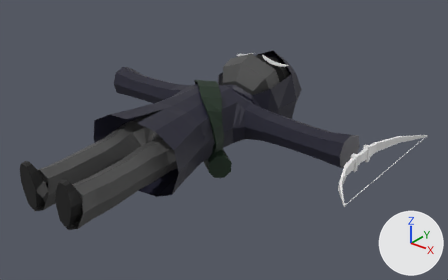
The COLLADA model FruitNinja/assets/ninja_final2.dae: old version first, new version second.
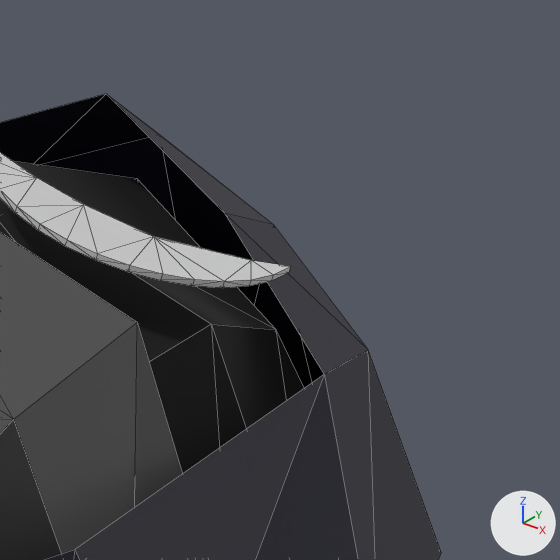
Old and new are each drawn whole from a 50 mm lens placed at (5.81, -3.75, 3.97), pointed at (0.59, 2.77, -0.07) and again close up on the part from 59% to 70% of the width and 15% to 32% of the height. Lighting does not change. The marker at lower right points along +X, +Y and +Z. The close-ups show mesh edges as thin lines. Vertices at the same position are counted once.

The first close-up shows 'Eyes_001', 'Head_001', 'Jacket_001'.
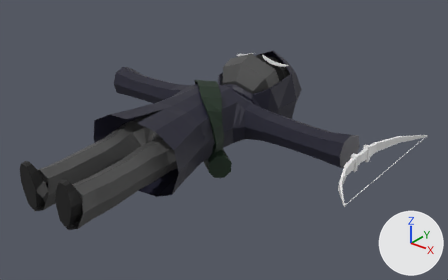
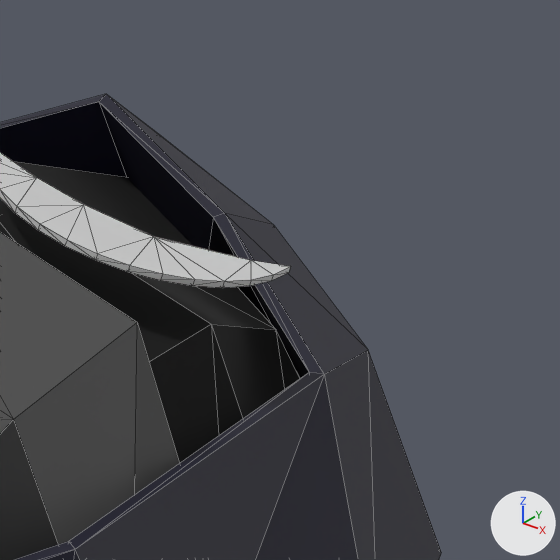
Boxes (x1, y1, x2, y2) around the edits, measured in the close-ups (560 x 560 px):
```json
{"part": 1, "of": "me_plane_001", "change": "added", "after": [0, 94, 324, 560], "on screen": "black"}
```

The change, as JSON lines over the scene's bpy script:
```json
{"block": "me_plane_001", "where": "# used by ob_jacket_001; location = (0.0, 0.0, 0.0)"}
{"op": "remove", "block": "me_plane_001", "code": "me_plane_001.from_pydata(...)  # 384 vertices, 740 faces; spans x -2.33..2.33, y 1.49..5.21, z -0.76..0.68"}
{"op": "add", "block": "me_plane_001", "code": "me_plane_001.from_pydata(...)  # 408 vertices, 788 faces; spans x -2.33..2.33, y 1.49..5.21, z -0.76..0.68"}
{"block": "me_plane_001", "change": "me_plane_001 part 1"}
{"block": "me_plane_001", "change": "24 vertices are added at x -0.56..0.57, y 3.79..5.13, z -0.14..0.67"}
{"block": "me_plane_001", "change": "48 new faces join them"}
```
